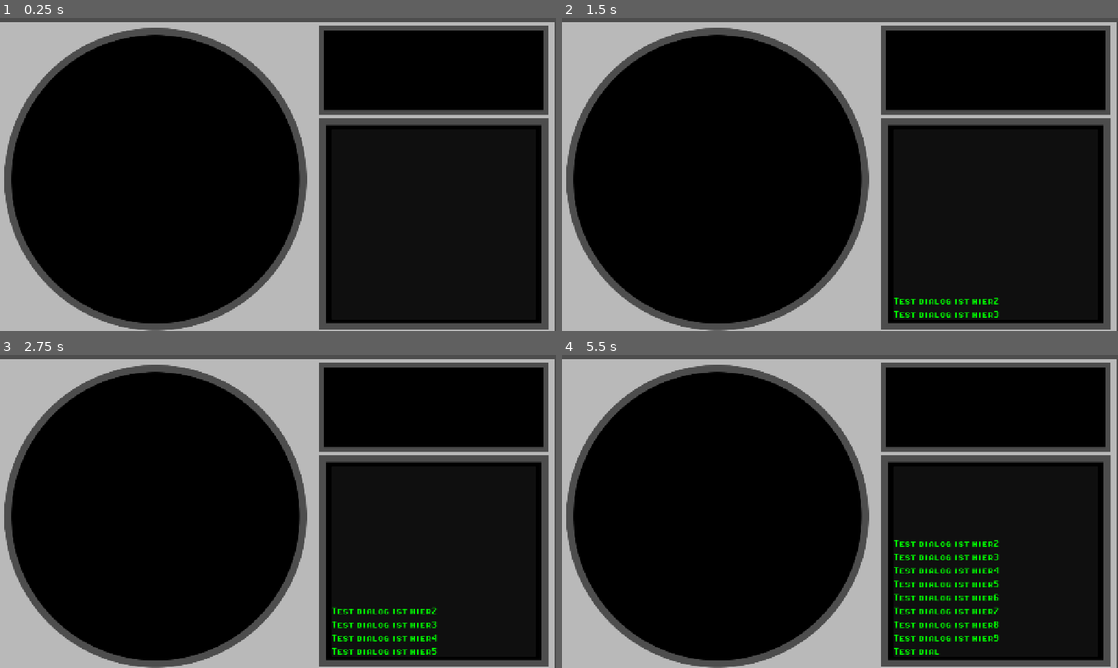
Above: before the commit, frames 1-4 (two rows, left to right).
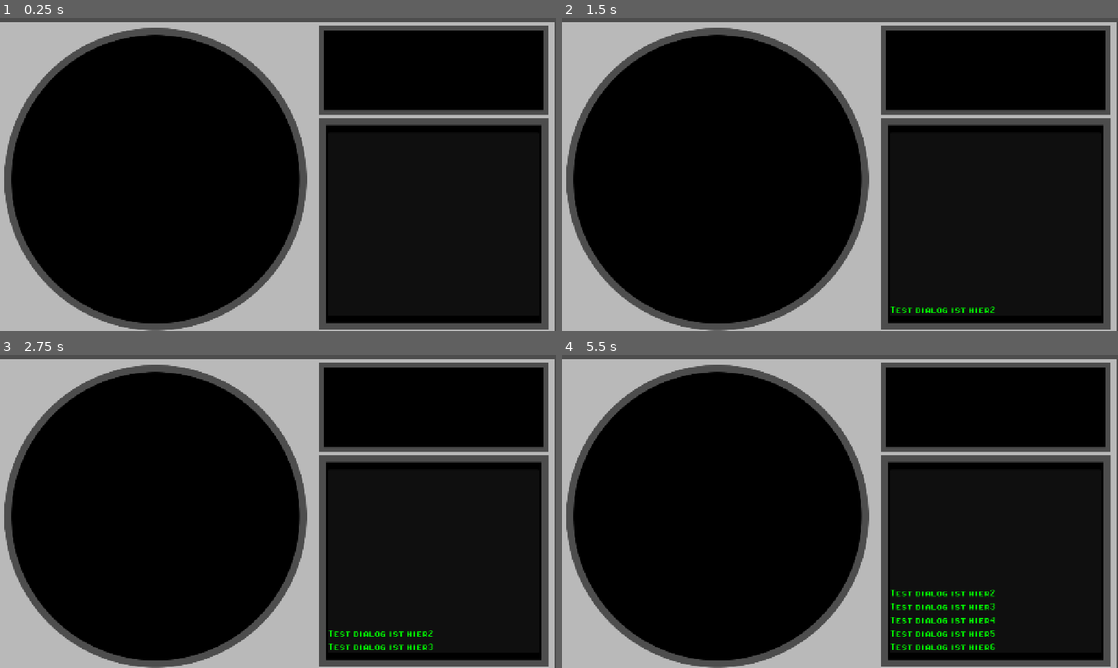
Above: after the commit, the same moments.

Repository: MisterIXI/godot-wildjam-98
Game: Godot game, scene res://scenes/ship_log/Test_Log_sender.tscn
Two runs of this game, one before a commit and one after it. Both use one fixed random seed, a clock stepped at 60 frames per second and the inputs below. The project has no main scene, so this scene is started directly.
Inputs:
- Up to frame 1 (0.25 s): no input
- Up to frame 2 (1.5 s): tap Enter at 0.5 s
- Up to frame 3 (2.75 s): no input
- Up to frame 4 (5.5 s): tap Space at 3.5 s

The runs differ from the first frame. In frame 2, 0.6% of the frame differs, in the area x 59-79%, y 89-96%; in frame 3, 1.1%; in frame 4, 2.5%, in the area x 59-79%, y 59-96%.

Commit message:
Changed Anchor Points

Diff:
--- a/space-ship-support/scenes/ship_log/ShipLog.tscn
+++ b/space-ship-support/scenes/ship_log/ShipLog.tscn
@@ -8,15 +8,9 @@
 
 [node name="ShipLog" type="Control"]
 layout_mode = 3
-anchors_preset = 8
-anchor_left = 0.5
-anchor_top = 0.5
-anchor_right = 0.5
-anchor_bottom = 0.5
-offset_left = -634.0
-offset_top = -379.0
-offset_right = -594.0
-offset_bottom = -339.0
+anchors_preset = 15
+anchor_right = 1.0
+anchor_bottom = 1.0
 grow_horizontal = 2
 grow_vertical = 2
 script = ExtResource("1_k2r23")
@@ -24,11 +18,14 @@
 [node name="lContainer" type="PanelContainer" parent="."]
 clip_contents = true
 custom_minimum_size = Vector2(0.12, 0.165)
-layout_mode = 0
-offset_left = 763.0
-offset_top = 253.0
-offset_right = 1235.0
-offset_bottom = 691.0
+layout_mode = 1
+anchors_preset = -1
+anchor_left = 0.59000003
+anchor_top = 0.36600003
+anchor_right = 0.97
+anchor_bottom = 0.95000005
+grow_horizontal = 2
+grow_vertical = 2
 
 [node name="VBoxContainer" type="VBoxContainer" parent="lContainer"]
 modulate = Color(0, 1, 0, 1)
--- a/space-ship-support/scenes/ship_log/Test_Log_sender.tscn
+++ b/space-ship-support/scenes/ship_log/Test_Log_sender.tscn
@@ -8,14 +8,9 @@
 script = ExtResource("1_ta8ib")
 
 [node name="Timer" type="Timer" parent="."]
-wait_time = 0.6
 autostart = true
 
 [node name="ShipLog" parent="." instance=ExtResource("2_qxfv0")]
-offset_left = -640.0
-offset_top = -357.0
-offset_right = -600.0
-offset_bottom = -317.0
 
 [node name="Sprite2D" type="Sprite2D" parent="."]
 z_index = -8
--- a/space-ship-support/scenes/ship_log/ship_log_text.gd
+++ b/space-ship-support/scenes/ship_log/ship_log_text.gd
@@ -7,7 +7,7 @@
 func _ready() -> void:
 	visible_characters = 0
 	var tween = create_tween()
-	tween.tween_property($".","visible_characters",get_total_character_count(),0.3)
+	tween.tween_property(self,"visible_characters",get_total_character_count(),0.3)
 
 
 
